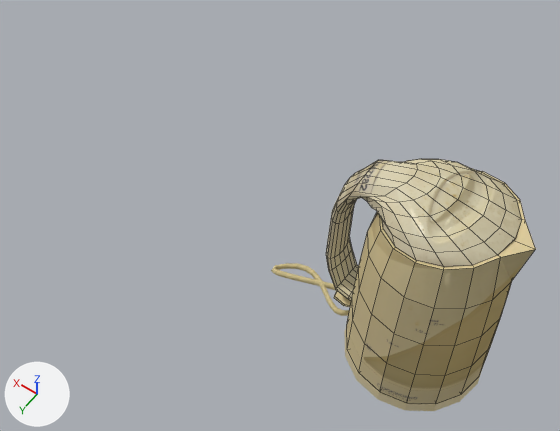
The Blender file Objects/Kettle/Kettle.blend, before and after one commit.
The view is the same before and after, from a camera (50 mm lens) standing at (-0.117, 0.409, 0.732) and looking at (0.17, 0.007, 0.101). Lighting does not change. The marker at lower left points along +X, +Y and +Z. Mesh edges are drawn as thin lines on the coarser meshes.

Before the edit, the objects in view are built like this:
```python
me_mesh_002 = bpy.data.meshes.new('Mesh.002')
me_mesh_002.from_pydata(...)  # 348 vertices, 326 faces; spans x -0.391..-0.016, y -0.073..0.074, z 0.006..0.197
me_mesh_002.materials.append(mat_kettle)  # picture img_kettle_jpg
me_mesh_004 = bpy.data.meshes.new('Mesh.004')
me_mesh_004.from_pydata(...)  # 1200 vertices, 1212 faces; spans x -0.394..0.119, y -0.074..0.076, z -0.004..0.012
me_mesh_004.materials.append(mat_kettle)  # picture img_kettle_jpg
ob_e1_st1_li = bpy.data.objects.new('E1_ST1_LI', me_mesh_002)
ob_e1_st1_li.location = (0.1189, -0.0005, 0.0016)
ob_e1_st1_li.scale = (0.492, 1.0, 1.23)
ob_e1_st1_li_base = bpy.data.objects.new('E1_ST1_LI Base', me_mesh_004)
ob_e1_st1_li_base.location = (0.1189, -0.0005, 0.0002)
ob_e1_st1_li_base.scale = (0.492, 1.0, 1.23)
_m = ob_e1_st1_li_base.modifiers.new('Decimate', 'DECIMATE')
```
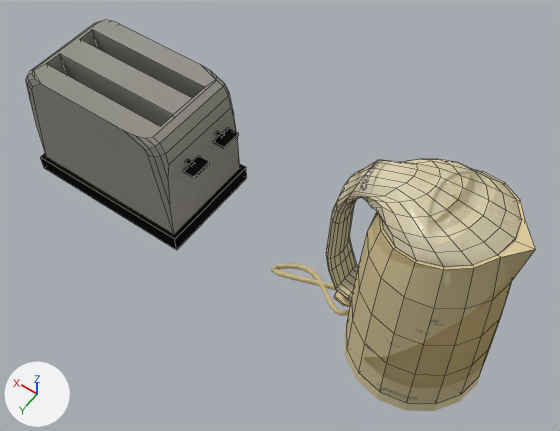
Edits to the scene script, one JSON object a line:
```json
{"op": "add", "block": "img_toaster_png", "code": ["img_toaster_png = load_image('Toaster.png', 'Toaster.png', 1965, 612, 'sRGB')"]}
{"op": "add", "block": "mat_toaster", "code": ["mat_toaster = diffuse_material('Toaster')", "mat_toaster.texture = img_toaster_png"]}
{"op": "add", "block": "me_cube_006", "code": ["me_cube_006 = bpy.data.meshes.new('Cube.006')", "me_cube_006.from_pydata(...)  # 150 vertices, 107 faces; spans x -0.32..0.72, y -7.58..3.34, z -2.91..0.1", "me_cube_006.materials.append(mat_toaster)  # picture img_toaster_png"]}
{"op": "add", "block": "ob_toaster", "code": ["ob_toaster = bpy.data.objects.new('Toaster', me_cube_006)", "ob_toaster.location = (0.2631, 0.025, 0.1318)", "ob_toaster.rotation_euler = (1.571, 0.0, -1.571)  # degrees (90, 0, -90)", "ob_toaster.scale = (0.125, 0.0143, 0.075)"]}
```

Where the change shows, as pixel boxes (x1, y1, x2, y2) in the pictures (560 x 431 px):
```json
{"object": "Toaster", "change": "added", "after": [26, 20, 247, 250]}
```
